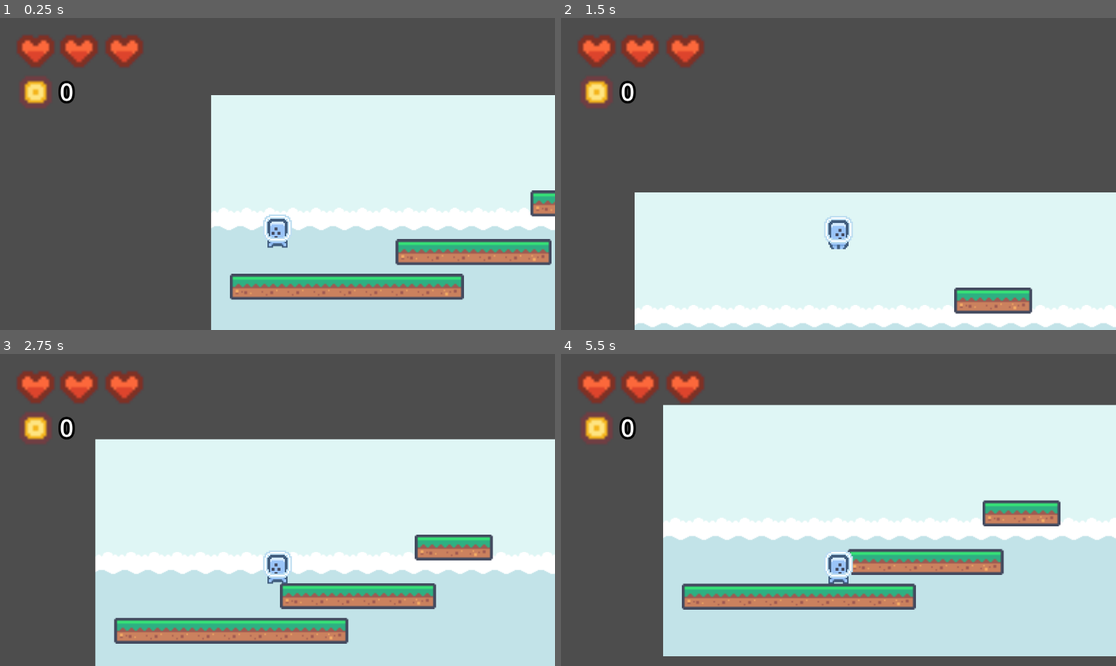
Above: before the commit, frames 1-4 (two rows, left to right).
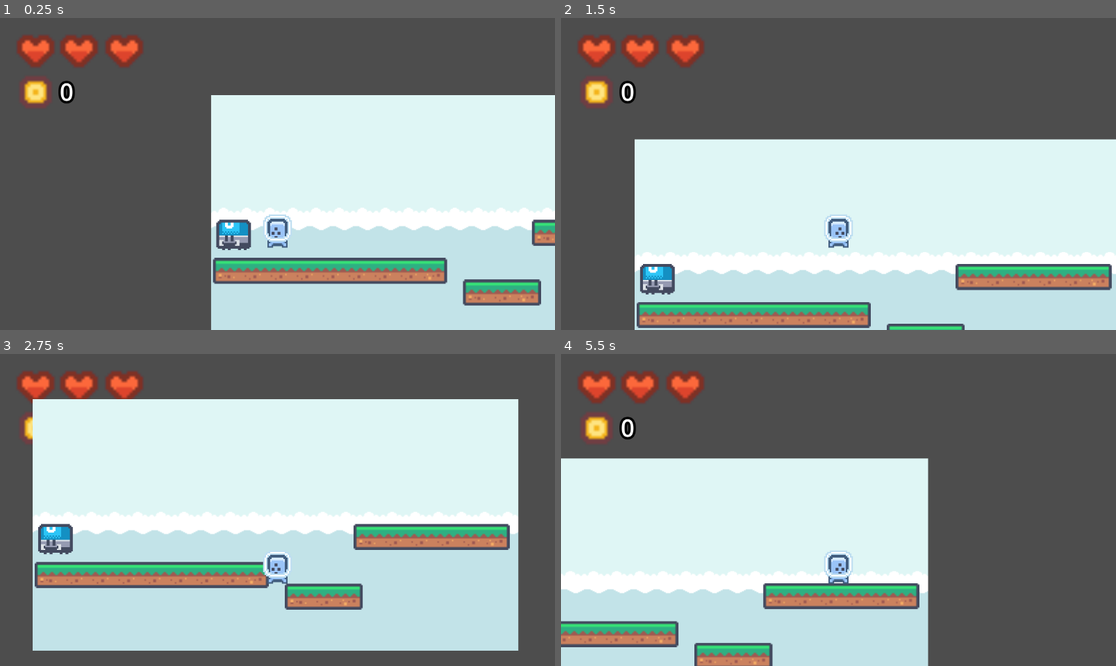
Above: after the commit, the same moments.

Repository: HA5UN0/rfgd-beginner-projects
Game: Godot game, scene res://scenes/main.tscn
Two runs of this game, one before a commit and one after it. Both use one fixed random seed, a clock stepped at 60 frames per second and the inputs below.
Inputs:
- Up to frame 1 (0.25 s): no input
- Up to frame 2 (1.5 s): hold Right (move_right) from 0.53 s (still down); tap Space (jump) at 0.77 s
- Up to frame 3 (2.75 s): tap Space (jump) at 1.52 s; release Right (move_right) at 2.03 s; hold A (move_left) from 2.03 s (still down)
- Up to frame 4 (5.5 s): release A (move_left) at 2.78 s; hold Right (move_right) 2.78-4.28 s; tap Space (jump) at 3.02, 3.77, 4.52 s; hold A (move_left) 4.28-5.03 s; hold Right (move_right) from 5.03 s (still down)

The runs differ from the first frame. In frame 1, 10% of the frame differs, in the area x 38-100%, y 55-93%; in frame 2, 35%; in frame 3, 47%; in frame 4, 60%, in the area x 0-100%, y 16-100%.

Commit message:
setup enemy node

Diff:
--- a/platform-game/scenes/main.tscn
+++ b/platform-game/scenes/main.tscn
@@ -12,6 +12,8 @@
 [ext_resource type="Script" path="res://scripts/camera_2d.gd" id="7_s6kgg"]
 [ext_resource type="Texture2D" uid="uid://c1ck4xtcgjif4" path="res://art/kenney_pixel-platformer/Tiles/tile_0044.png" id="8_huvbq"]
 [ext_resource type="PackedScene" uid="uid://4qpg3ndqb7um" path="res://scenes/player.tscn" id="12_s6bxy"]
+[ext_resource type="Texture2D" uid="uid://dvwnxyf3cyuwe" path="res://art/kenney_pixel-platformer/Tiles/Characters/tile_0021.png" id="13_ocbec"]
+[ext_resource type="Texture2D" uid="uid://2dm7pe60sno8" path="res://art/kenney_pixel-platformer/Tiles/Characters/tile_0022.png" id="14_05p7p"]
 
 [sub_resource type="RectangleShape2D" id="RectangleShape2D_didgo"]
 size = Vector2(478, 49)
@@ -41,6 +43,89 @@
 outline_size = 20
 outline_color = Color(0, 0, 0, 1)
 
+[sub_resource type="RectangleShape2D" id="RectangleShape2D_0ceqo"]
+size = Vector2(70, 42)
+
+[sub_resource type="RectangleShape2D" id="RectangleShape2D_ah3op"]
+size = Vector2(72, 55)
+
+[sub_resource type="RectangleShape2D" id="RectangleShape2D_7y55u"]
+size = Vector2(71, 13)
+
+[sub_resource type="Animation" id="Animation_1b2w1"]
+resource_name = "dead"
+length = 0.5
+tracks/0/type = "value"
+tracks/0/imported = false
+tracks/0/enabled = true
+tracks/0/path = NodePath("Sprite2D:position")
+tracks/0/interp = 1
+tracks/0/loop_wrap = true
+tracks/0/keys = {
+"times": PackedFloat32Array(0, 0.5),
+"transitions": PackedFloat32Array(1, 1),
+"update": 0,
+"values": [Vector2(0, 0), Vector2(0, 600)]
+}
+tracks/1/type = "value"
+tracks/1/imported = false
+tracks/1/enabled = true
+tracks/1/path = NodePath("Sprite2D:rotation")
+tracks/1/interp = 1
+tracks/1/loop_wrap = true
+tracks/1/keys = {
+"times": PackedFloat32Array(0, 0.5),
+"transitions": PackedFloat32Array(1, 1),
+"update": 0,
+"values": [0.0, 6.28319]
+}
+
+[sub_resource type="Animation" id="Animation_u6gea"]
+length = 0.5
+loop_mode = 1
+tracks/0/type = "value"
+tracks/0/imported = false
+tracks/0/enabled = true
+tracks/0/path = NodePath("Sprite2D:position")
+tracks/0/interp = 1
+tracks/0/loop_wrap = true
+tracks/0/keys = {
+"times": PackedFloat32Array(0),
+"transitions": PackedFloat32Array(1),
+"update": 0,
+"values": [Vector2(0, 0)]
+}
+tracks/1/type = "value"
+tracks/1/imported = false
+tracks/1/enabled = true
+tracks/1/path = NodePath("Sprite2D:rotation")
+tracks/1/interp = 1
+tracks/1/loop_wrap = true
+tracks/1/keys = {
+"times": PackedFloat32Array(0),
+"transitions": PackedFloat32Array(1),
+"update": 0,
+"values": [0.0]
+}
+tracks/2/type = "value"
+tracks/2/imported = false
+tracks/2/enabled = true
+tracks/2/path = NodePath("Sprite2D:texture")
+tracks/2/interp = 1
+tracks/2/loop_wrap = true
+tracks/2/keys = {
+"times": PackedFloat32Array(0, 0.233333),
+"transitions": PackedFloat32Array(1, 1),
+"update": 1,
+"values": [ExtResource("13_ocbec"), ExtResource("14_05p7p")]
+}
+
+[sub_resource type="AnimationLibrary" id="AnimationLibrary_tvt8x"]
+_data = {
+"RESET": SubResource("Animation_u6gea"),
+"dead": SubResource("Animation_1b2w1")
+}
+
 [node name="main" type="Node2D"]
 
 [node name="Background" type="Sprite2D" parent="."]
@@ -989,7 +1074,9 @@
 
 [node name="longPlatform" type="StaticBody2D" parent="."]
 z_index = 1
-position = Vector2(42, 381)
+position = Vector2(7, 348)
+collision_layer = 3
+collision_mask = 3
 
 [node name="CollisionShape2D" type="CollisionShape2D" parent="longPlatform"]
 position = Vector2(217, 0.5)
@@ -1041,7 +1128,9 @@
 
 [node name="mediumPlatform" type="StaticBody2D" parent="."]
 z_index = 1
-position = Vector2(386, 309)
+position = Vector2(669, 269)
+collision_layer = 3
+collision_mask = 3
 
 [node name="CollisionShape2D" type="CollisionShape2D" parent="mediumPlatform"]
 position = Vector2(134.25, 0)
@@ -1078,7 +1167,9 @@
 
 [node name="shortPlatform" type="StaticBody2D" parent="."]
 z_index = 1
-position = Vector2(666, 208)
+position = Vector2(526, 393)
+collision_layer = 3
+collision_mask = 3
 
 [node name="CollisionShape2D" type="CollisionShape2D" parent="shortPlatform"]
 position = Vector2(54, 0.5)
@@ -1201,3 +1292,38 @@
 z_index = 1
 position = Vector2(114, 238)
 jump_force = 450
+
+[node name="MainEnemyOne" type="CharacterBody2D" parent="."]
+z_index = 1
+position = Vector2(23, 269)
+collision_layer = 2
+collision_mask = 2
+
+[node name="Sprite2D" type="Sprite2D" parent="MainEnemyOne"]
+texture_filter = 1
+scale = Vector2(3, 3)
+texture = ExtResource("13_ocbec")
+
+[node name="CollisionShape2D" type="CollisionShape2D" parent="MainEnemyOne"]
+position = Vector2(0, 14)
+shape = SubResource("RectangleShape2D_0ceqo")
+
+[node name="enemy" type="Area2D" parent="MainEnemyOne"]
+
+[node name="CollisionShape2D" type="CollisionShape2D" parent="MainEnemyOne/enemy"]
+position = Vector2(0, 6.5)
+shape = SubResource("RectangleShape2D_ah3op")
+
+[node name="enemyHurtBox" type="Area2D" parent="MainEnemyOne"]
+
+[node name="CollisionShape2D" type="CollisionShape2D" parent="MainEnemyOne/enemyHurtBox"]
+position = Vector2(0.5, -23)
+shape = SubResource("RectangleShape2D_7y55u")
+
+[node name="AnimationPlayer" type="AnimationPlayer" parent="MainEnemyOne"]
+libraries = {
+"": SubResource("AnimationLibrary_tvt8x")
+}
+
+[node name="Marker2D" type="Marker2D" parent="MainEnemyOne"]
+position = Vector2(215, 0)
--- a/platform-game/scripts/player.gd
+++ b/platform-game/scripts/player.gd
@@ -94,7 +94,7 @@
 	#		velocity.y = 1000
 
 	# player jump
-	var JUMP_VELOCITY = -700
+	var JUMP_VELOCITY = -500
 	if Input.is_action_just_pressed("jump") and is_on_floor():
 		velocity.y = JUMP_VELOCITY
 
Not shown: 1 places in platform-game/scenes/main.tscn that only renumber resources
